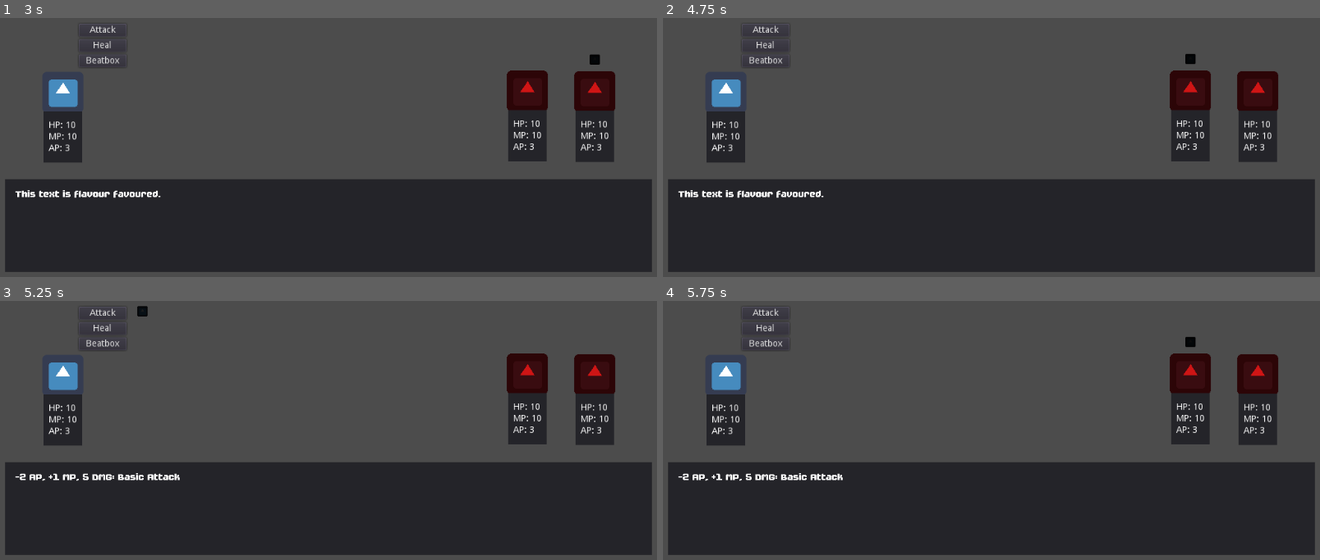
Above: before the commit, frames 1-4 (two rows, left to right).
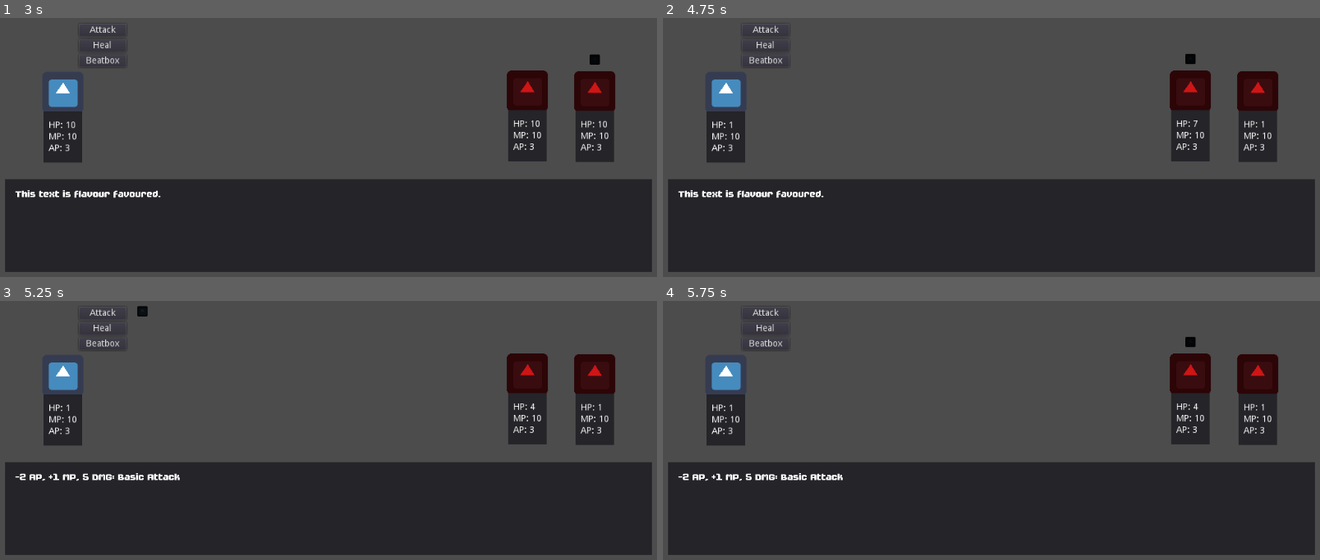
Above: after the commit, the same moments.

Repository: JUB-Yoush/godot-rpg-2
Game: Godot game, scene res://src/main/Main.tscn
Two runs of this game, one before a commit and one after it. Both use one fixed random seed, a clock stepped at 60 frames per second and the inputs below. The engine's default icon, where the game draws it, is replaced by a stand-in: a white triangle on a blue panel in a dark square.
Inputs:
- Up to frame 1 (3 s): click "Beatbox" at 0.5 s; click "Attack" at 1.25 s; click "Heal" at 2 s; tap Enter at 2.75 s; hold Right (right) from 2.78 s (still down); hold Z (confirm) from 2.78 s (still down)
- Up to frame 2 (4.75 s): tap Space (confirm2, bound only after the commit) at 3.05, 3.5, 3.6, 4.55 s; release Right (right) at 3.53 s; release Z (confirm) at 3.53 s; hold Down (down) 3.53-4.28 s; tap Z (confirm) at 3.8, 4.25 s; hold Right (right) from 4.28 s (still down); hold Z (confirm) from 4.28 s (still down)
- Up to frame 3 (5.25 s): tap Space (confirm2, bound only after the commit) at 5 s; release Right (right) at 5.03 s; release Z (confirm) at 5.03 s; hold Up (up) from 5.03 s (still down); tap X (return) at 5.1 s
- Up to frame 4 (5.75 s): keep holding Up (up); tap Z (confirm) at 5.3 s

Frame 1 is identical in both runs. In frame 2, less than 0.1% of the frame differs, in the area x 10-93%, y 39-43%; in frame 3, less than 0.1%; in frame 4, less than 0.1%.

Commit message:
fix the stat changes in the skill use function in the main scene.

Diff:
--- a/project.godot
+++ b/project.godot
@@ -66,6 +66,11 @@
 "events": [ Object(InputEventKey,"resource_local_to_scene":false,"resource_name":"","device":0,"alt":false,"shift":false,"control":false,"meta":false,"command":false,"pressed":false,"scancode":88,"physical_scancode":0,"unicode":0,"echo":false,"script":null)
  ]
 }
+confirm2={
+"deadzone": 0.5,
+"events": [ Object(InputEventKey,"resource_local_to_scene":false,"resource_name":"","device":0,"alt":false,"shift":false,"control":false,"meta":false,"command":false,"pressed":false,"scancode":32,"physical_scancode":0,"unicode":0,"echo":false,"script":null)
+ ]
+}
 
 [physics]
 
--- a/src/battlers/Battler.gd
+++ b/src/battlers/Battler.gd
@@ -28,7 +28,7 @@
 signal defeated
 
 func set_hp(new_hp:int):
-	hp = clamp(new_hp, 0,max_hp)
+
 	hpLabel.text = ("HP: "+ str(hp))
 	if hp == 0:
 		no_hp()
@@ -38,10 +38,26 @@
 	mpLabel.text = ("MP: "+ str(mp))
 
 func set_ap(new_ap:int):
+	print(new_ap)
 	ap = new_ap
 	apLabel.text = ("AP: "+ str(ap))
 	if ap == 0:
 		no_ap()
+
+func change_hp(hp_diff:int):
+	#print('changing'+ self.name + "hp by " + str(hp_diff))
+	hp = clamp(hp - hp_diff, 0,max_hp)
+	set_hp(hp)
+
+
+func change_mp(mp_diff:int):
+	hp = clamp(mp - mp_diff, 0,max_mp)
+	set_mp(mp)
+
+func change_ap(ap_diff:int):
+	hp = clamp(ap - ap_diff, 0,max_ap)
+	set_ap(ap)
+
 
 func no_ap():
 	emit_signal("turn_ended") # called to the main node that passes turns along
@@ -56,13 +72,12 @@
 		start_turn()
 
 func take_damage(damage:int) -> void: # pass in taken damage
-	var reduced_damage = min(damage - defence,0) # reduce by own defence
-	hp -= reduced_damage # subtract from hp and update
-	set_hp(hp)
+	#if a damaging skill
+	if damage > 0:
+		 damage = max(damage - defence,0) # reduce by own defence
+	 # subtract from hp and update
+	change_hp(damage)
 
-func change_mp(diff:int) -> void:
-	mp -= diff
-	set_mp(mp)
 
 func start_turn() -> void:
 	set_ap(ap + 2)
--- a/src/battlers/party/PartyMember.gd
+++ b/src/battlers/party/PartyMember.gd
@@ -14,6 +14,7 @@
 var is_targeting:bool = false setget set_is_targeting
 
 func _ready() -> void:
+	connect("use_skill",get_parent().get_parent().get_parent(),"use_skill_on_target")
 	setup_party_member()
 	print(max_hp)
 	is_turn = true
@@ -62,10 +63,10 @@
 			$UI/MenuSelector.set_selecting_skill(true)
 			set_is_targeting(false)
 
-		if Input.is_action_just_pressed("confirm"):
+		if Input.is_action_just_pressed("confirm2"):
 			#------------------------- SEND INFO TO MAIN NODE AND DEAL SOME HECKING DAMAGE ----------------
 			targetedEnemyNode = targets[selected_target]
-			print(targetedEnemyNode)
+			emit_signal("use_skill",chosen_skill,targetedEnemyNode,self)
 			pass
 
 func update_target_cursor(selected_target):
--- a/src/battlers/party/Player.tscn
+++ b/src/battlers/party/Player.tscn
@@ -12,4 +12,3 @@
 [node name="Heal" parent="Skills" index="1" instance=ExtResource( 2 )]
 
 [node name="Beatbox" parent="Skills" index="2" instance=ExtResource( 4 )]
-skill_name = "Beatbox"
--- a/src/main/Main.gd
+++ b/src/main/Main.gd
@@ -20,4 +20,12 @@
 
 
 func use_skill_on_target(skill:Skill,target:Battler,user:Battler):
-	pass
+	print('skill: '+ skill.name)
+	print('target: '+ target.name)
+	print('user: '+ user.name)
+	if user.mp >= skill.skill_mp_cost && user.ap >= skill.skill_ap_cost:
+		user.change_mp(skill.skill_mp_cost)
+		user.change_ap(skill.skill_ap_cost)
+		user.change_hp(skill.skill_hp_cost)
+
+		target.take_damage(skill.skill_dmg)
--- a/src/skills/party_skills/Heal.tscn
+++ b/src/skills/party_skills/Heal.tscn
@@ -6,7 +6,7 @@
 [node name="Heal" instance=ExtResource( 1 )]
 script = ExtResource( 2 )
 skill_name = "Heal"
-skill_info = "2 AP,-5MP, +10HP: Heal yourself"
-skill_hp_cost = -10
+skill_info = "2 AP,-5MP, +10HP: Heal target"
 skill_mp_cost = 5
 skill_ap_cost = 2
+skill_dmg = -10
